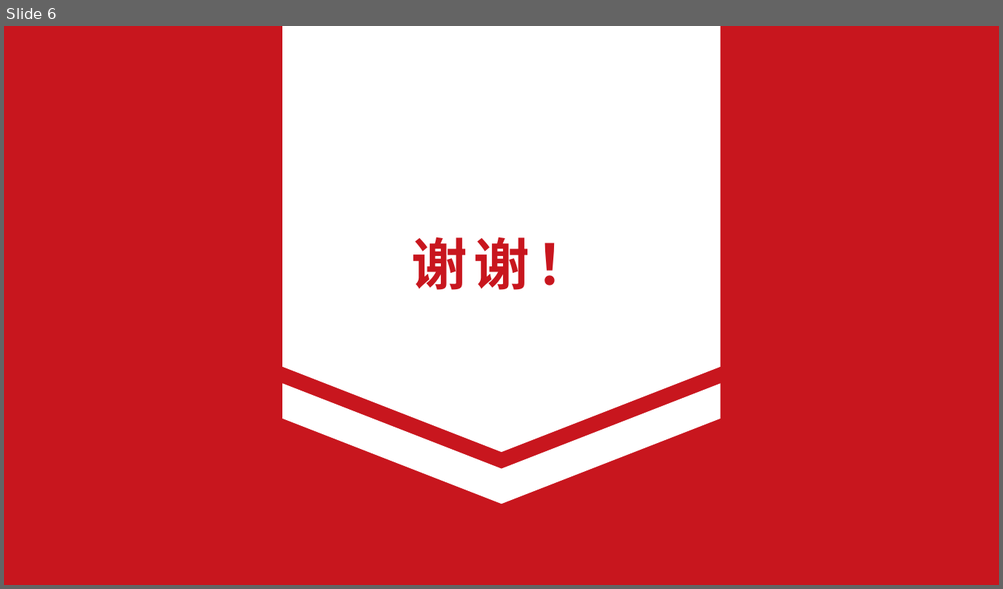
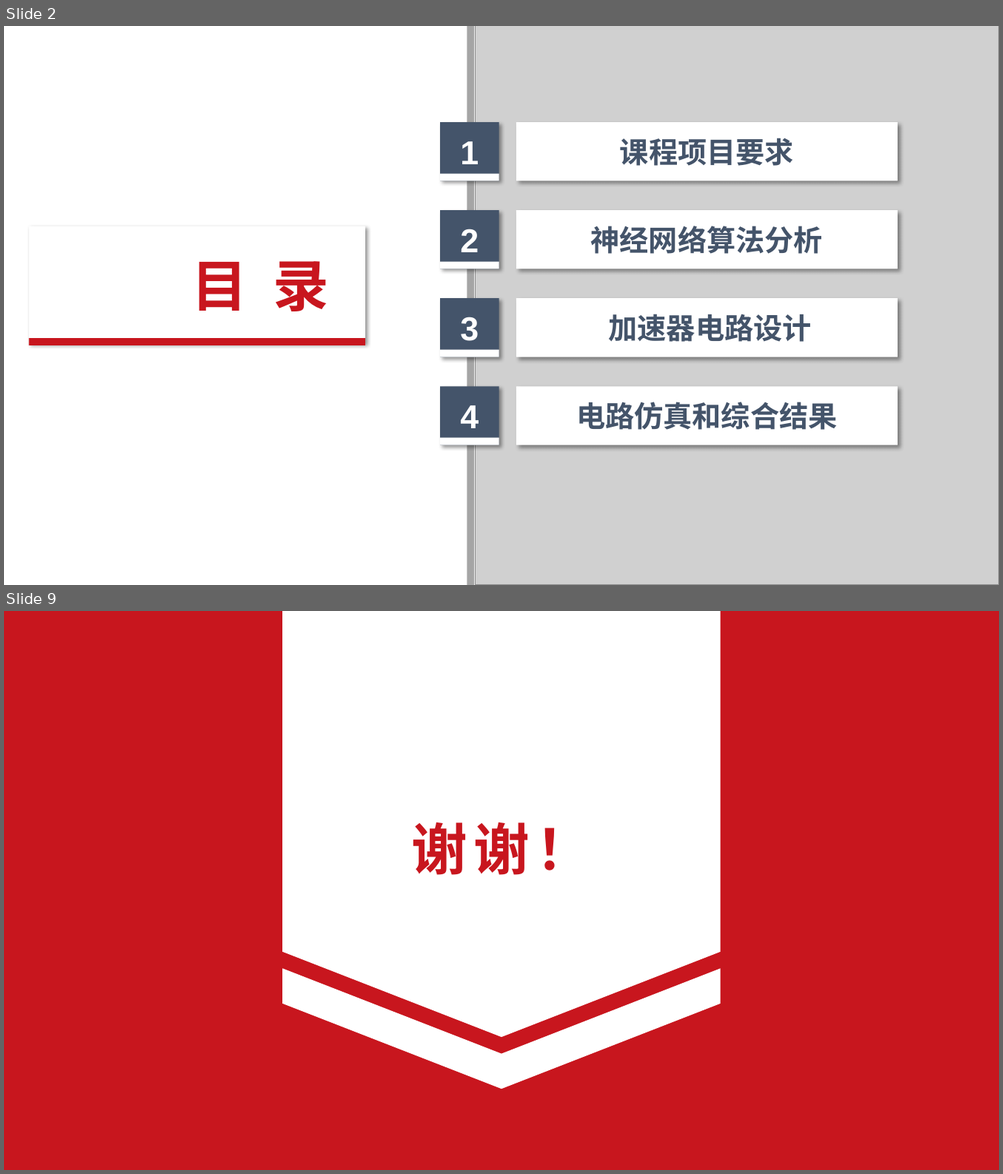
Before and after one commit to LKai-Xu/courses, a slide deck: proj_report/report.pptx. Shown one above the other, each under a label of ours: slide 6 before the commit, slides 2 and 9 after it; the slides between them are not shown. The pictures are 1003x589 and 1003x1174 pixels, drawn with LibreOffice and Linux fonts; fonts in the diff are those of the drawing; grey boxes stand for pictures; background and template pictures are left out. Boxes give left, top, right and bottom in pixels: in the first picture for what was removed or moved away, otherwise in the second. Text is boxed around its words. In the diff, an @@ line names an element or a change of style, - is before the commit and + after.

```diff
--- a/proj_report/report.pptx
+++ b/proj_report/report.pptx
@@ slide 2 added at (4, 26, 999, 585), background picture (left out) @@
@@ rectangle added at (466, 26, 474, 585), fill #A5A5A5 @@
@@ picture added at (475, 26, 999, 585) @@
@@ rectangle added at (441, 122, 499, 181), fill #44546A, 32 pt, text #FFFFFF, bold @@
+1
@@ rectangle added at (516, 122, 897, 181), fill #FFFFFF, 28 pt, text #44546A, bold @@
+课程项目要求
@@ rectangle added at (441, 174, 499, 181), fill #FFFFFF @@
@@ rectangle added at (441, 210, 499, 269), fill #44546A, 32 pt, text #FFFFFF, bold @@
+2
@@ rectangle added at (516, 210, 897, 269), fill #FFFFFF, 28 pt, text #44546A, bold @@
+神经网络算法分析
@@ rectangle added at (28, 227, 365, 344), fill #FFFFFF @@
@@ text added at (192, 261, 330, 312), 54 pt, text #C8161E, bold @@
+目 录
@@ rectangle added at (441, 262, 499, 269), fill #FFFFFF @@
@@ rectangle added at (441, 298, 499, 358), fill #44546A, 32 pt, text #FFFFFF, bold @@
+3
@@ rectangle added at (516, 298, 897, 358), fill #FFFFFF, 28 pt, text #44546A, bold @@
+加速器电路设计
@@ rectangle added at (29, 338, 365, 346), fill #C8161E @@
@@ rectangle added at (441, 350, 499, 358), fill #FFFFFF @@
@@ rectangle added at (441, 386, 499, 446), fill #44546A, 32 pt, text #FFFFFF, bold @@
+4
@@ rectangle added at (516, 386, 897, 446), fill #FFFFFF, 28 pt, text #44546A, bold @@
+电路仿真和综合结果
@@ rectangle added at (441, 438, 499, 446), fill #FFFFFF @@
@@ what was slide 6 is now slide 9 @@
```
Also in this commit, not shown: 3 slides changed, 4 other slides added, 2 slides removed, 1 other file.
